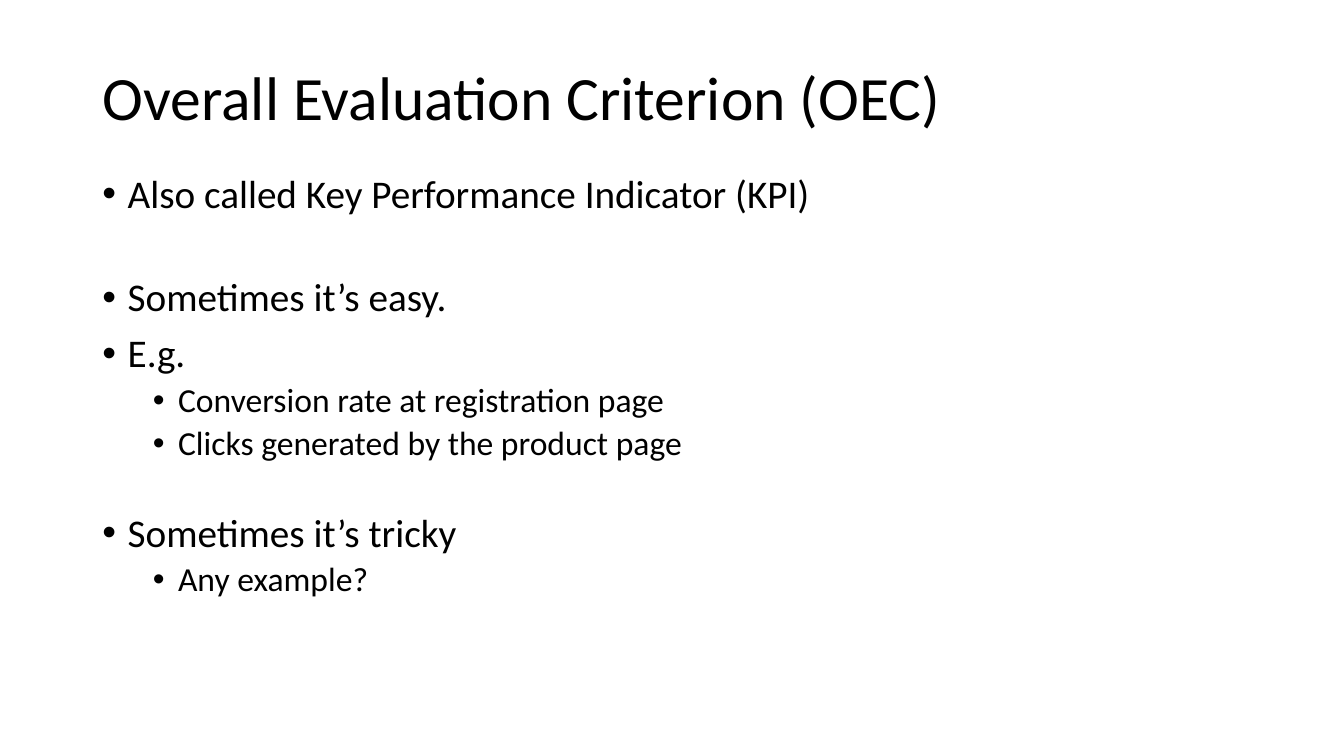
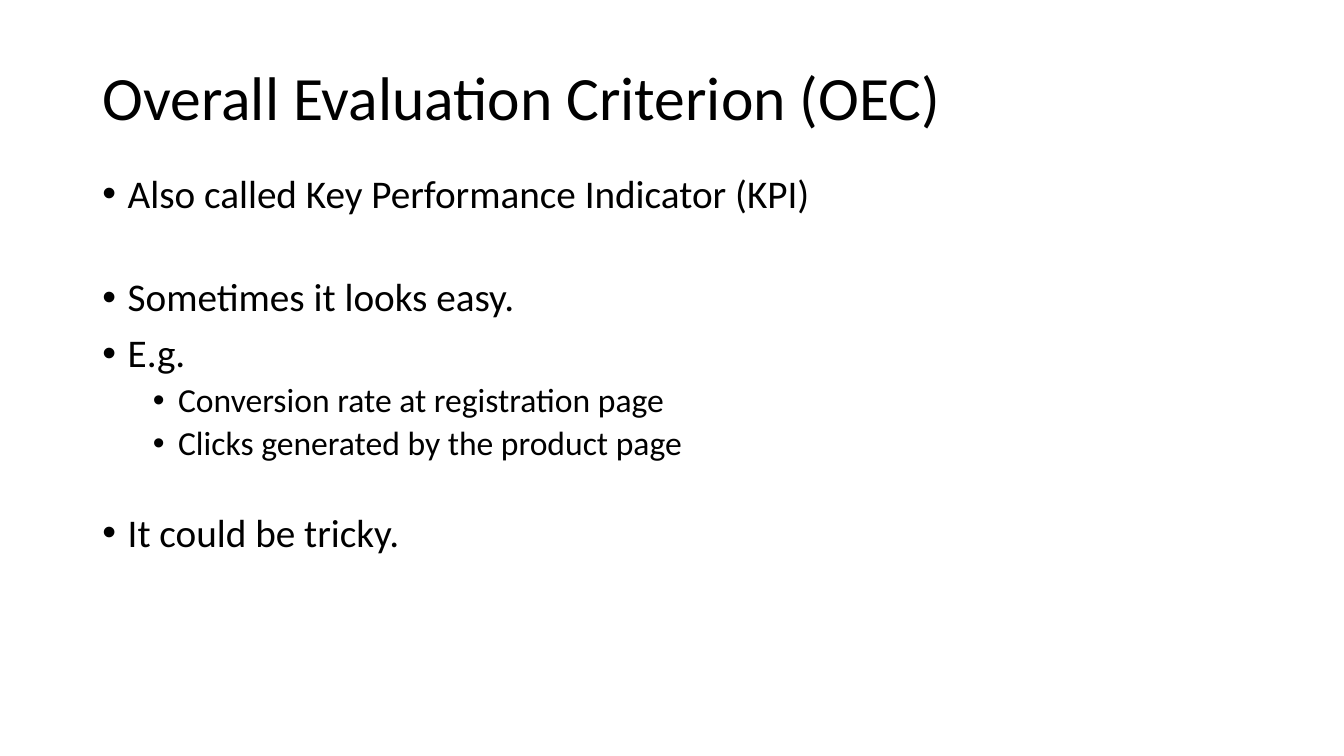
Before and after one commit to patng323/learn, a slide deck: slide 15 of FieldExperiments/AB Testing.pptx. Drawn at 1344x756 pixels with LibreOffice and Linux fonts; fonts in the diff are those of the drawing. Boxes give left, top, right and bottom in pixels: in the first picture for what was removed or moved away, otherwise in the second. Text is boxed around its words. In the diff, an @@ line names an element or a change of style, - is before the commit and + after.

```diff
--- a/FieldExperiments/AB Testing.pptx
+++ b/FieldExperiments/AB Testing.pptx
@@ text at (x1=128, y1=283, x2=514, y2=318): text changed @@
-• Sometimes it’s easy.
+• Sometimes it looks easy.
@@ text at (x1=128, y1=519, x2=399, y2=554): text changed @@
-• Sometimes it’s tricky
-  • Any example?
+• It could be tricky.
```
Also in this commit, not shown: 10 other slides changed, 12 slides added, 4 slides removed.
